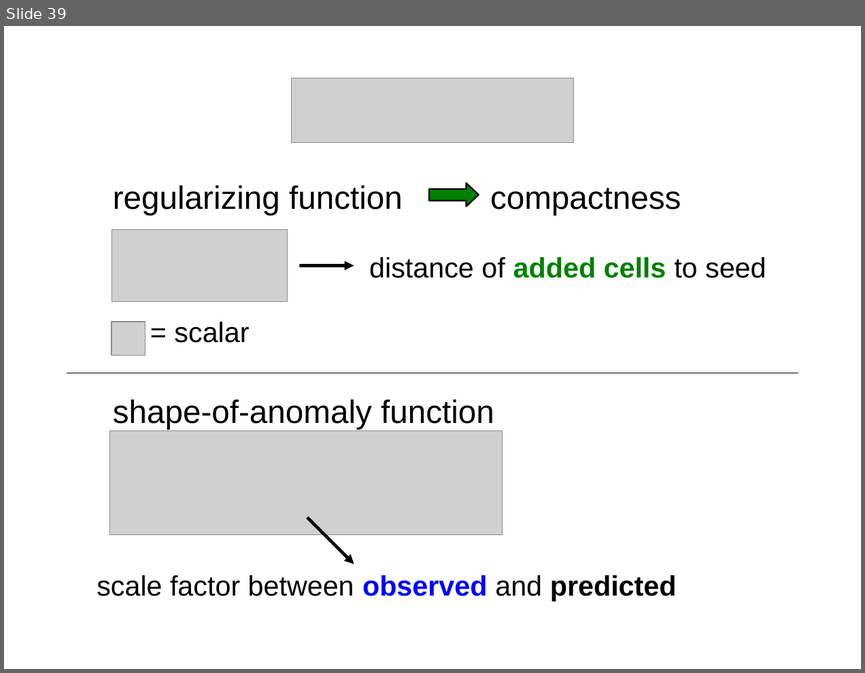
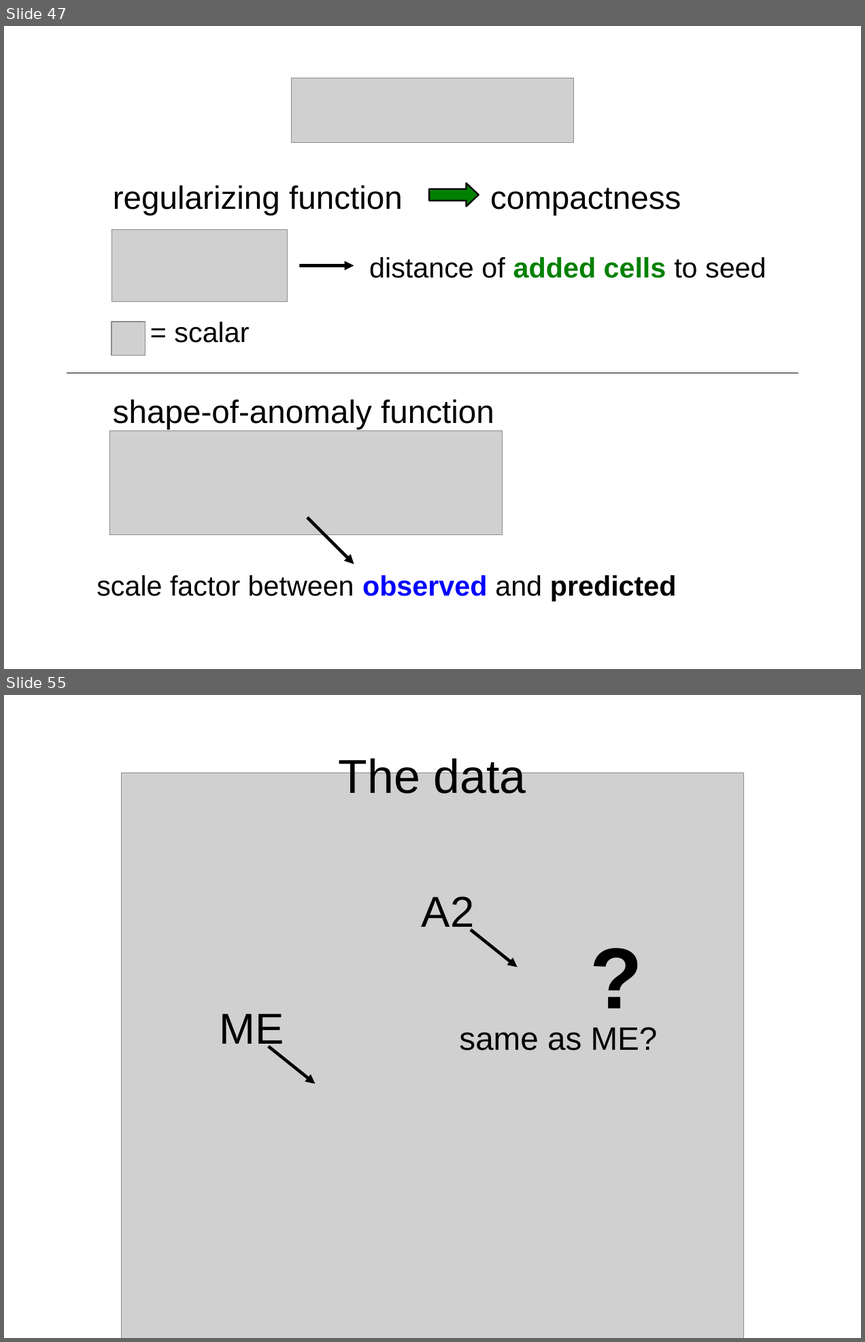
Before and after one commit to leouieda/agu-cancun2013, a slide deck: presentation/uieda_oliveirajr_barbosa.odp. Shown one above the other, each under a label of ours: slide 39 before the commit, slides 47 and 55 after it; the slides between them are not shown. The pictures are 865x673 and 865x1342 pixels, drawn with LibreOffice and Linux fonts; fonts in the diff are those of the drawing; grey boxes stand for pictures. Boxes give left, top, right and bottom in pixels: in the first picture for what was removed or moved away, otherwise in the second. Text is boxed around its words. In the diff, an @@ line names an element or a change of style, - is before the commit and + after.

```diff
--- a/presentation/uieda_oliveirajr_barbosa.odp
+++ b/presentation/uieda_oliveirajr_barbosa.odp
@@ slide 55 added at (4,695,861,1338), background #FFFFFF @@
@@ title added at (339,755,526,794), 44 pt, text #000000 @@
+The data
@@ picture added at (122,773,743,1338) @@
@@ text added at (422,896,475,935), 40 pt, text #000000 @@
+A2
@@ text added at (583,919,651,1023), 80 pt, text #000000, bold @@
+?
@@ arrow added from (470, 930) to (517, 967), #000000 2.89 pt @@
@@ text added at (220,1014,284,1052), 40 pt, text #000000 @@
+ME
@@ text added at (459,1027,657,1051), 30 pt, text #000000 @@
+same as ME?
@@ arrow added from (269, 1047) to (315, 1084), #000000 2.89 pt @@
@@ what was slide 39 is now slide 47 @@
```
Also in this commit, not shown: 5 slides changed, 30 other slides added, 2 slides removed.
